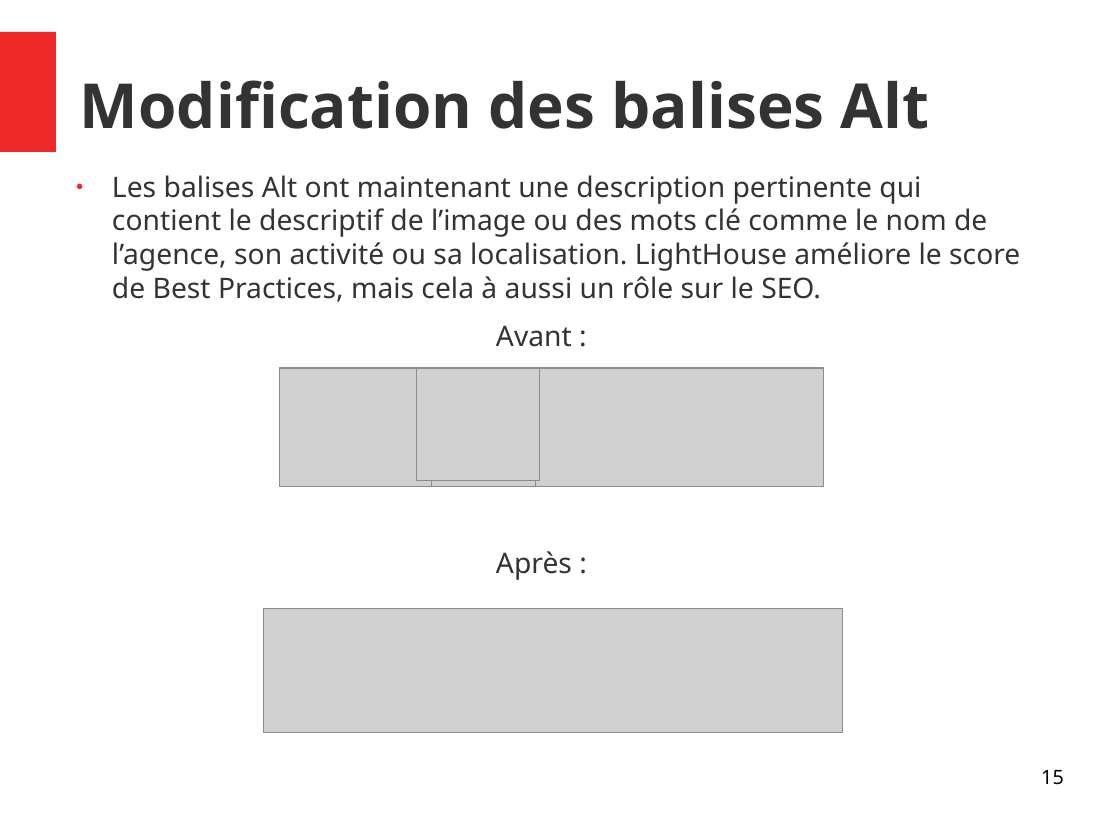
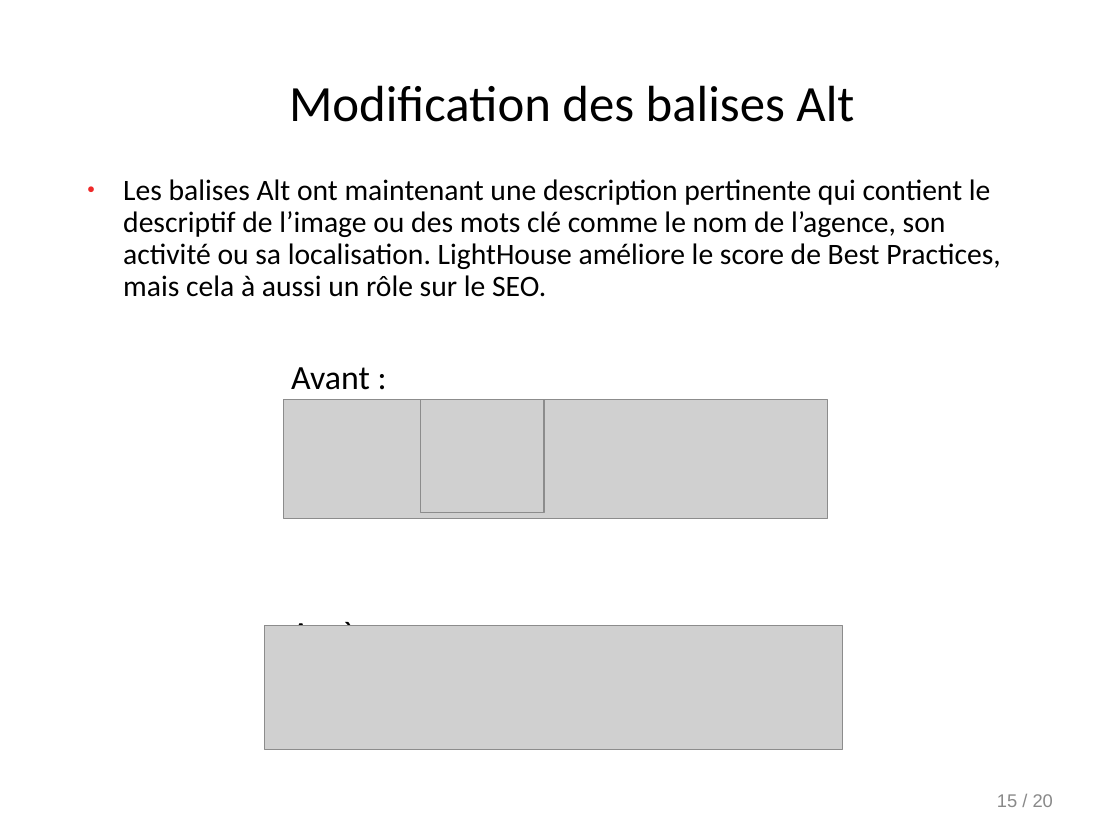
Before and after one commit to Doppler123/OPC_P4_La_Panthere, a slide deck: slide 15 of audit/Rapport.odp. Drawn at 1120x840 pixels with LibreOffice and Linux fonts; fonts in the diff are those of the drawing; grey boxes stand for pictures. Boxes give left, top, right and bottom in pixels: in the first picture for what was removed or moved away, otherwise in the second. Text is boxed around its words. In the diff, an @@ line names an element or a change of style, - is before the commit and + after.

```diff
--- a/audit/Rapport.odp
+++ b/audit/Rapport.odp
@@ title "Modification des balises Alt" at (x1=289, y1=85, x2=854, y2=122): size 44 to 36 pt, font Noto Sans to Calibri, text colour #333333 to #000000, bold off; alignment left to centre @@
@@ rectangle removed at (x1=0, y1=32, x2=56, y2=151) @@
@@ text "Les balises Alt ont maintenant ..." at (x1=123, y1=179, x2=1000, y2=626): size 20 to 21 pt, font Noto Sans to Calibri, text colour #333333 to #000000; size 20 to 24 pt in "Avant :", "Après :"; line spacing 1 to 0.9; less space between paragraphs; list level 9 to 5 in "Avant :"; list level 9 to 5 in "Après :" @@
@@ picture removed at (x1=417, y1=368, x2=541, y2=481) @@
@@ picture moved from (x1=281, y1=368, x2=824, y2=486) to (x1=284, y1=400, x2=827, y2=518) @@
@@ picture resized from (x1=432, y1=372, x2=536, y2=487) to (x1=421, y1=400, x2=545, y2=513) @@
@@ picture moved from (x1=264, y1=608, x2=843, y2=732) to (x1=264, y1=625, x2=843, y2=749) @@
@@ page number at (x1=997, y1=794, x2=1053, y2=807): vertical alignment top to middle @@
@@ page number at (x1=997, y1=794, x2=1053, y2=807): text changed; size 14 to 13 pt; font Noto Sans to Arial; text colour #000000 to #898989 @@
-15
+15 / 20
```
Also in this commit, not shown: 19 other slides changed, 1 other file.
